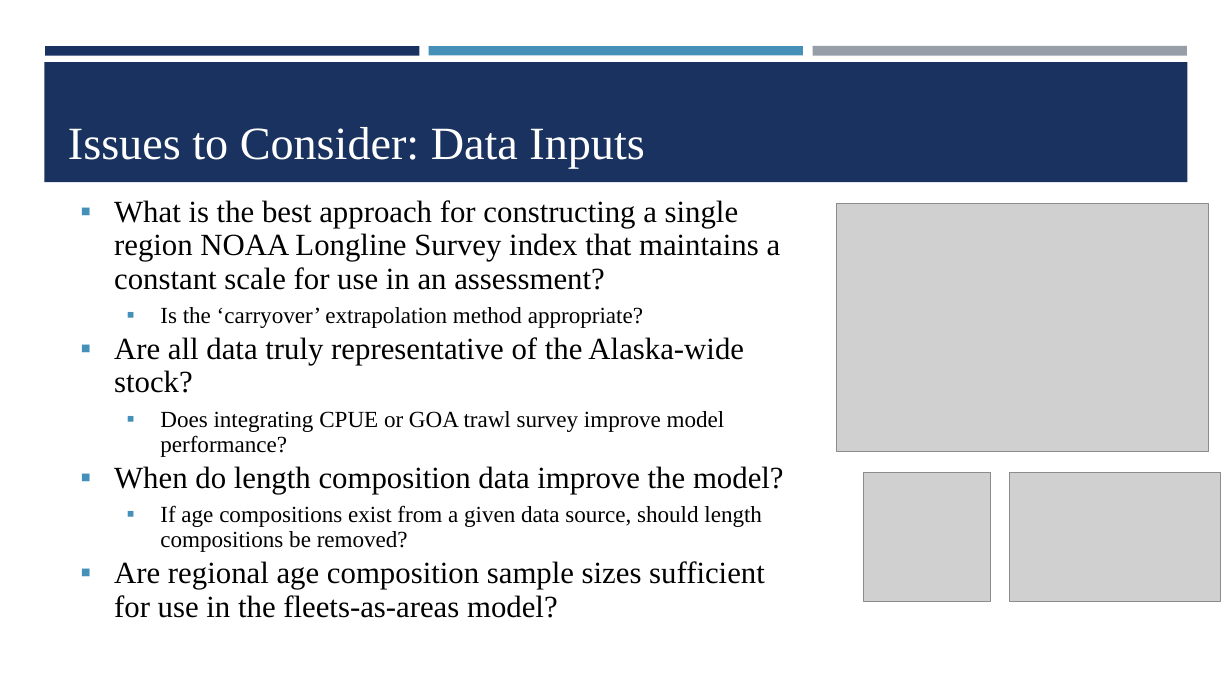
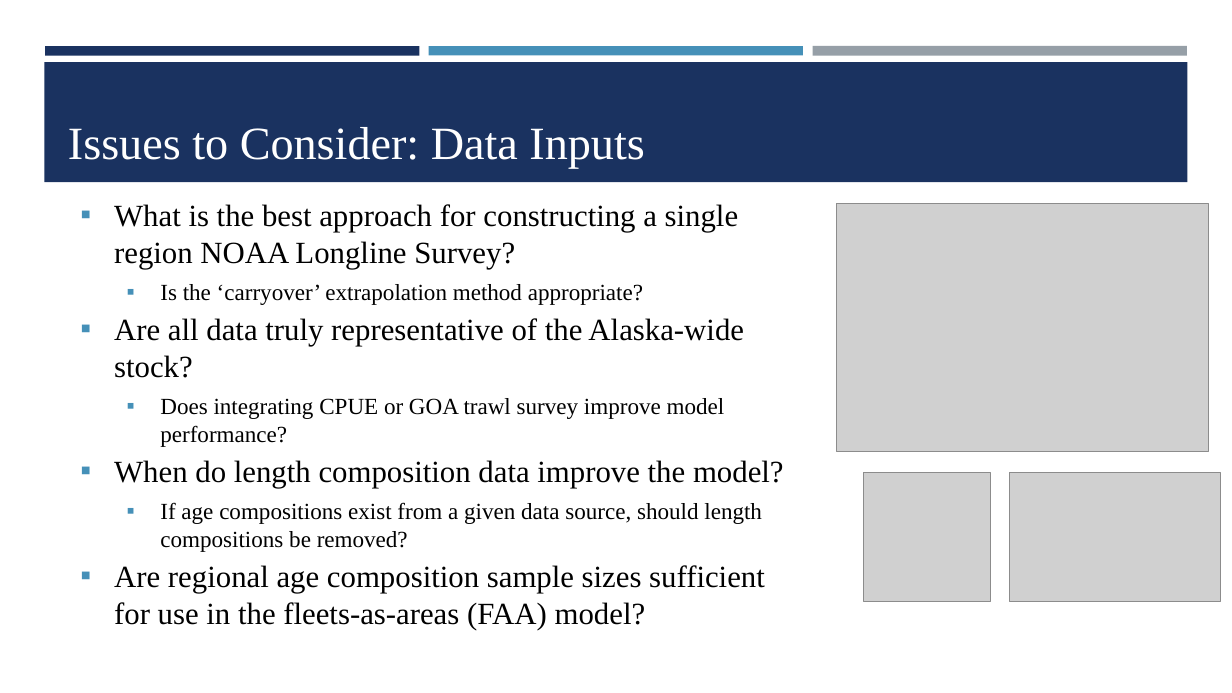
Before and after one commit to dgoethel-noaa/2026_Sablefish_CIE, a slide deck: slide 3 of Presentations/6. Sablefish CIE_Data_Assessment.pptx. Drawn at 1232x693 pixels with LibreOffice and Linux fonts; fonts in the diff are those of the drawing; grey boxes stand for pictures; background and template pictures are left out. Boxes give left, top, right and bottom in pixels: in the first picture for what was removed or moved away, otherwise in the second. Text is boxed around its words. In the diff, an @@ line names an element or a change of style, - is before the commit and + after.

```diff
--- a/Presentations/6. Sablefish CIE_Data_Assessment.pptx
+++ b/Presentations/6. Sablefish CIE_Data_Assessment.pptx
@@ text at bbox=[114, 204, 739, 269]: text changed @@
-▪ What is the best approach for constructing a single region NOAA Longline Survey index that maintains a constant scale for use in an assessment?
+▪ What is the best approach for constructing a single region NOAA Longline Survey?
@@ text at bbox=[114, 284, 784, 552]: line spacing 0.9 to 1 @@
@@ text at bbox=[114, 565, 765, 630]: text changed @@
-▪ Are regional age composition sample sizes sufficient for use in the fleets-as-areas model?
+▪ Are regional age composition sample sizes sufficient for use in the fleets-as-areas (FAA) model?
```
Also in this commit, not shown: 11 other slides changed, 2 slides added, 2 other files.
